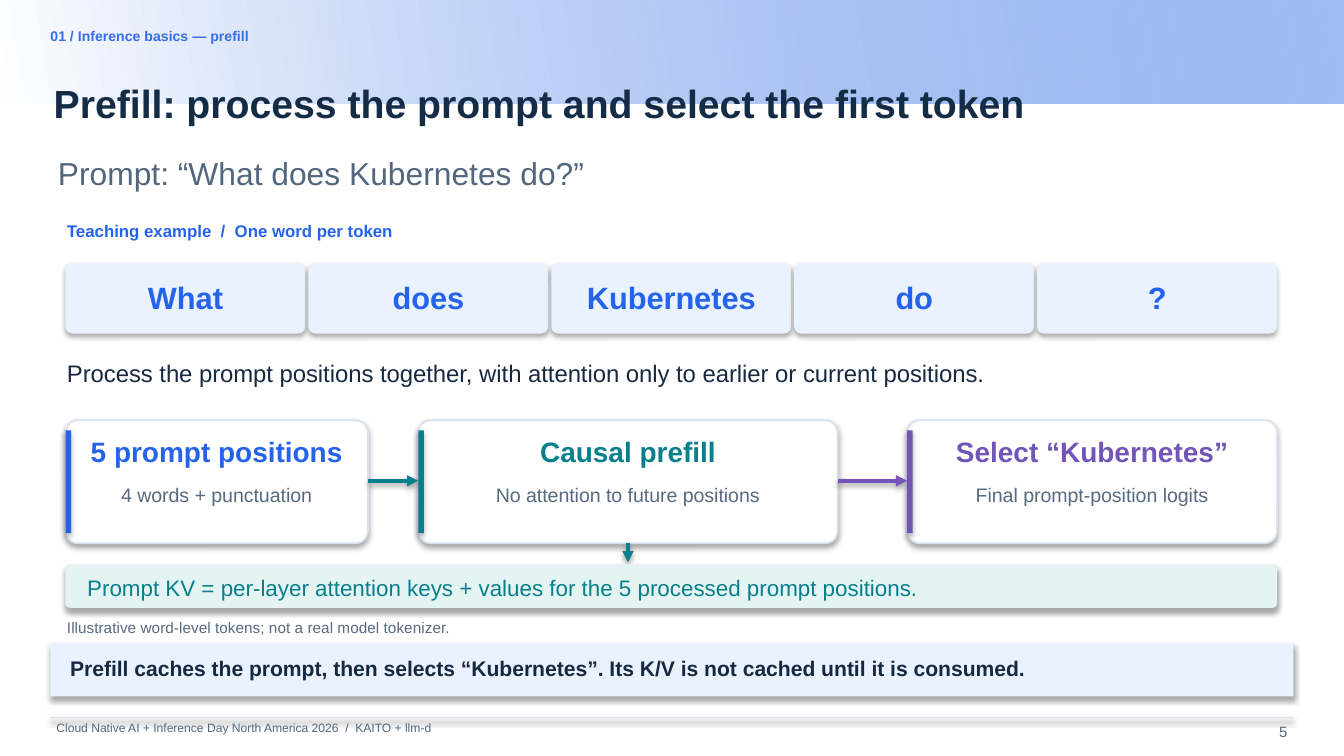
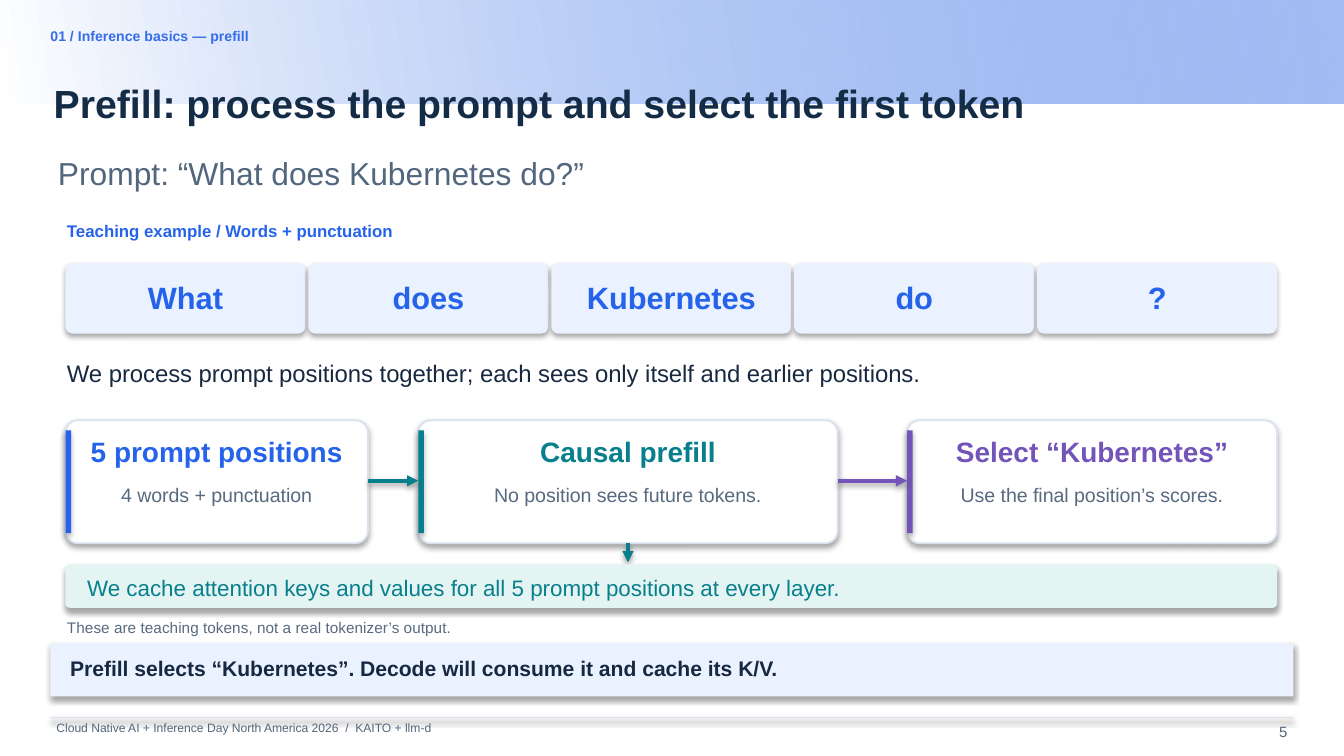
Before and after one commit to andyzhangx/demo, a slide deck: slide 5 of llm/pd-disaggregation/kubecon-na-2026-pd-disaggregation-kaito-llmd.pptx. Drawn at 1344x756 pixels with LibreOffice and Linux fonts; fonts in the diff are those of the drawing; background and template pictures are left out. Boxes give left, top, right and bottom in pixels: in the first picture for what was removed or moved away, otherwise in the second. Text is boxed around its words. In the diff, an @@ line names an element or a change of style, - is before the commit and + after.

```diff
--- a/llm/pd-disaggregation/kubecon-na-2026-pd-disaggregation-kaito-llmd.pptx
+++ b/llm/pd-disaggregation/kubecon-na-2026-pd-disaggregation-kaito-llmd.pptx
@@ text at <box>67,224,393,241</box>: text changed @@
-Teaching example / One word per token
+Teaching example / Words + punctuation
@@ text at <box>67,364,920,387</box>: text changed @@
-Process the prompt positions together, with attention only to earlier or current positions.
+We process prompt positions together; each sees only itself and earlier positions.
@@ text at <box>494,488,762,506</box>: text changed @@
-No attention to future positions
+No position sees future tokens.
@@ text at <box>961,488,1223,506</box>: text changed @@
-Final prompt-position logits
+Use the final position’s scores.
@@ text at <box>87,579,839,601</box>: text changed @@
-Prompt KV = per-layer attention keys + values for the 5 processed prompt positions.
+We cache attention keys and values for all 5 prompt positions at every layer.
@@ text at <box>67,622,451,636</box>: text changed @@
-Illustrative word-level tokens; not a real model tokenizer.
+These are teaching tokens, not a real tokenizer’s output.
@@ text at <box>70,660,777,677</box>: text changed @@
-Prefill caches the prompt, then selects “Kubernetes”. Its K/V is not cached until it is consumed.
+Prefill selects “Kubernetes”. Decode will consume it and cache its K/V.
```
Also in this commit, not shown: 48 other slides changed.
